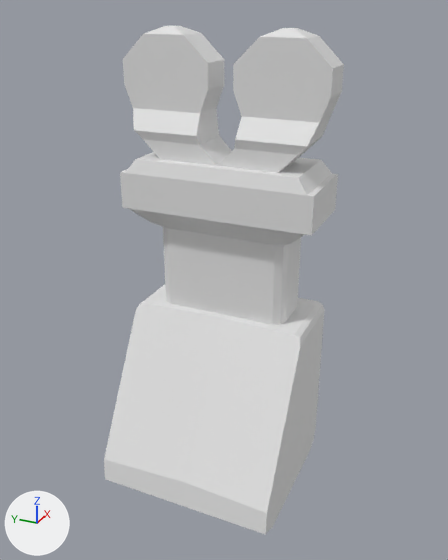
Renders of the Blender file assets/robot.blend from each side of a commit.
Before and after are seen from a camera (50 mm lens) standing at (-1.429, -0.685, 1.437) and looking at (0.044, -0.023, 0.701). Arrows for +X, +Y and +Z are at lower left; the lights stay in place. Materials are left out; every surface is plain grey.

The older version as bpy lines, for what is in view:
```python
me_mesh = bpy.data.meshes.new('Mesh')
me_mesh.from_pydata(...)  # 296 vertices, 302 faces; spans x -21.6..26.3, y -0.3..136.6, z -28.9..28.9
me_mesh.materials.append(mat_lambert1)
ob_sm_prop_janitor_cart_01 = bpy.data.objects.new('SM_Prop_Janitor_Cart_01', me_mesh)
ob_sm_prop_janitor_cart_01.location = (0.0, 0.0, 0.0)
ob_sm_prop_janitor_cart_01.rotation_euler = (1.571, 0.0, 0.0)  # degrees (90, 0, 0)
ob_sm_prop_janitor_cart_01.scale = (0.01, 0.01, 0.01)
```
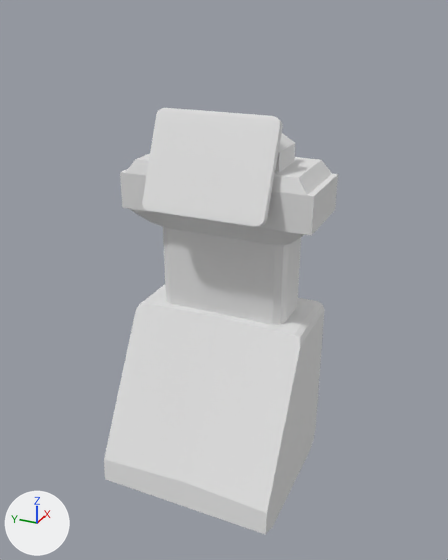
Patch to the scene script:
```diff
--- a/assets/robot.blend.py
+++ b/assets/robot.blend.py
@@ me_mesh @@
 # used by ob_sm_prop_janitor_cart_01; location = (0.0, 0.0, 0.0); rotation_euler = (1.571, 0.0, 0.0), in degrees (90, 0, 0); scale = (0.01, 0.01, 0.01)
-me_mesh.from_pydata(...)  # 296 vertices, 302 faces; spans x -21.6..26.3, y -0.3..136.6, z -28.9..28.9
+me_mesh.from_pydata(...)  # 264 vertices, 265 faces; spans x -21.6..26.3, y -0.3..110.9, z -28.1..28.1
+# me_mesh part 1
+# 52 vertices are removed from x 4.0..17.5, y 107.8..136.6, z -28.9..28.9
+# 56 faces are deleted
+# 4 vertices move from x 4.8..17.5, y 107.8, z -22.3..22.3 to x 4.8..17.5, y 107.9, z -17.3..17.3
+# 8 vertices are added at x 4.8..17.5, y 107.9..110.9, z -13.3..13.3
+# 11 new faces join them
@@ me_cube @@
+me_cube.from_pydata(...)  # 48 vertices, 42 faces; spans x -1.0..1.0, y -1.0..1.0, z -1.0..1.09
@@ ob_screen @@
+ob_screen = bpy.data.objects.new('Screen', me_cube)
+ob_screen.location = (0.004, 0.0, 1.037)
+ob_screen.rotation_euler = (0.0, -1.157, 0.0)  # degrees (0, -66, 0)
+ob_screen.scale = (0.138, 0.175, 0.01)
```

Changed parts and their boxes [x1, y1, x2, y2] in the pictures (448 x 560 px):
'SM_Prop_Janitor_Cart_01', reshaped (21% shorter): before [104, 26, 344, 534]; after [104, 133, 338, 534]
'Screen', added: after [142, 108, 283, 227]
part 1 of me_mesh, cut back: before [123, 26, 344, 173]; after [275, 133, 295, 173]
